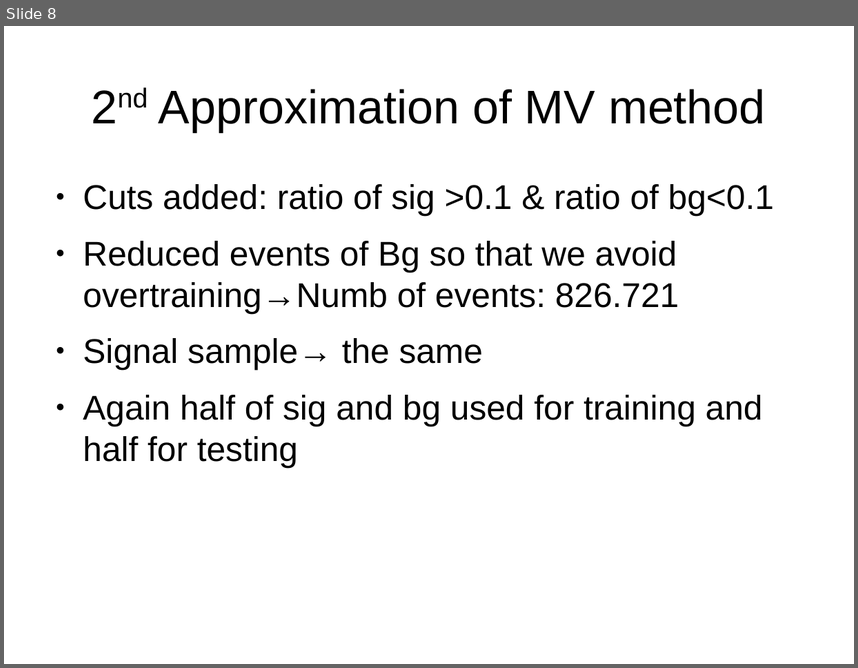
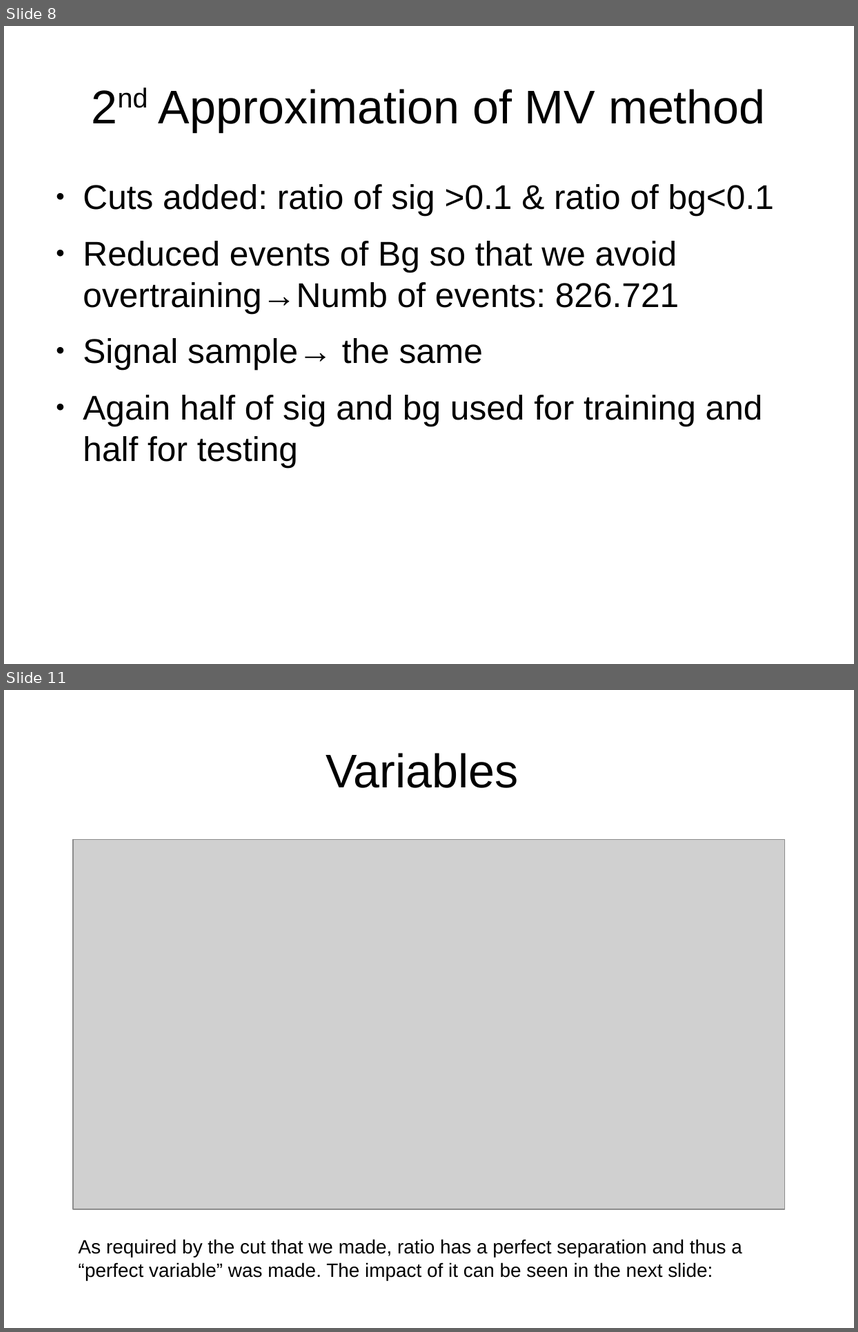
Before and after one commit to geo9119/ttH_analysis, a slide deck: TMVA_investigation.odp. Shown one above the other, each under a label of ours: slide 8 before the commit, slides 8 and 11 after it; the slides between them are not shown. The pictures are 858x668 and 858x1332 pixels, drawn with LibreOffice and Linux fonts; fonts in the diff are those of the drawing; grey boxes stand for pictures. Boxes give left, top, right and bottom in pixels: in the first picture for what was removed or moved away, otherwise in the second. Text is boxed around its words. In the diff, an @@ line names an element or a change of style, - is before the commit and + after.

```diff
--- a/TMVA_investigation.odp
+++ b/TMVA_investigation.odp
@@ slide 11 added at (4, 690, 854, 1328), background #FFFFFF @@
@@ title added at (326, 753, 519, 788), 44 pt, text #000000 @@
+Variables
@@ picture added at (74, 839, 786, 1208) @@
@@ text added at (79, 1239, 742, 1280), 18 pt, text #000000 @@
+As required by the cut that we made, ratio has a perfect separation and thus a “perfect variable” was made. The impact of it can be seen in the next slide:
```
Also in this commit, not shown: 1 slide changed, 11 other slides added.
